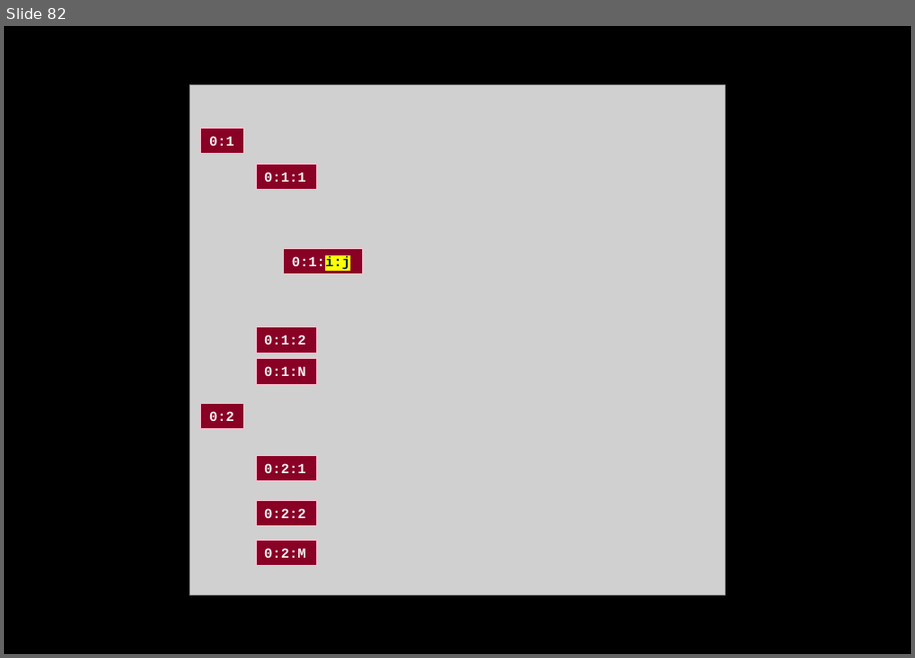
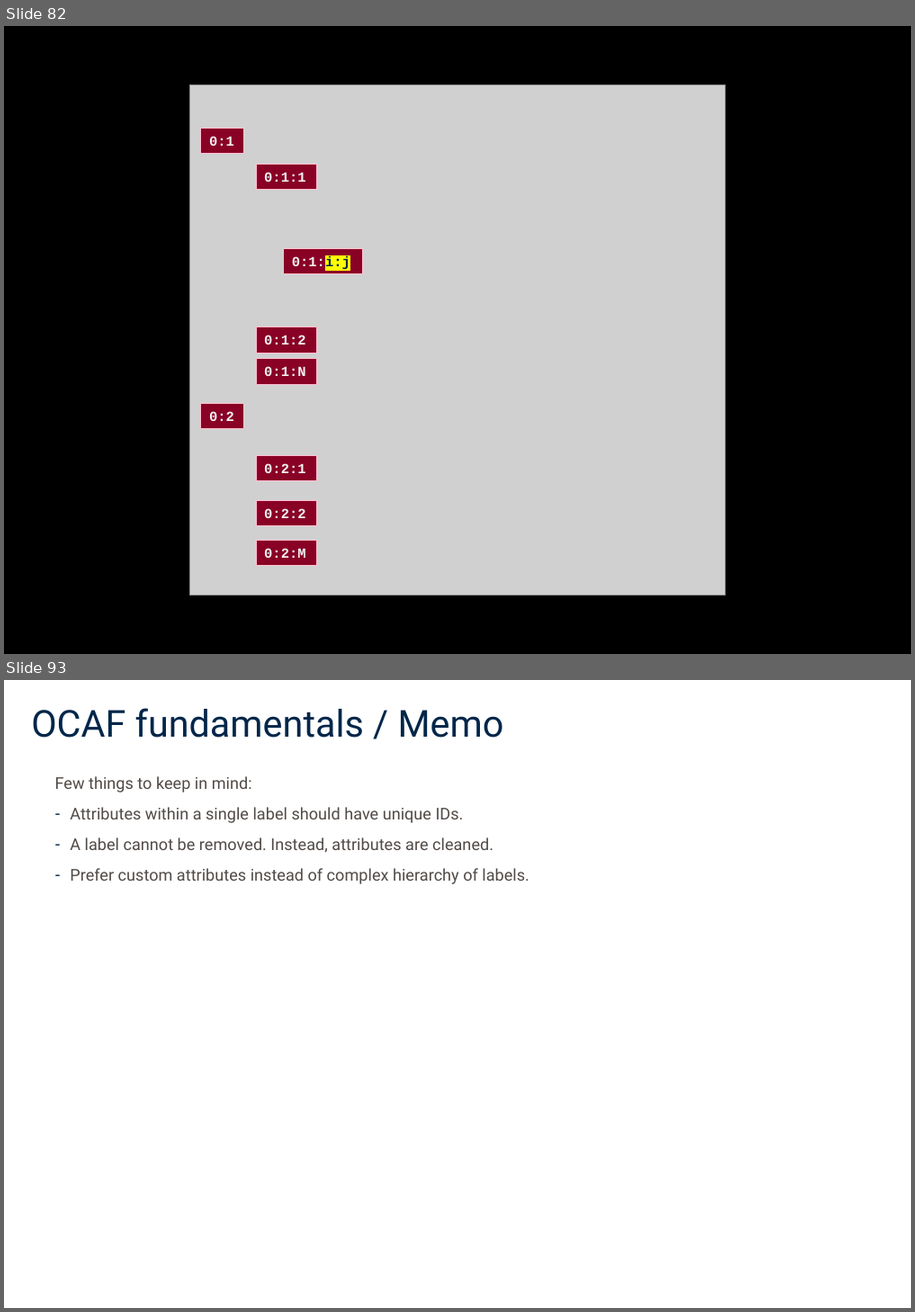
Before and after one commit to ninjacoderz/OCCT-Lessions, a slide deck: docs/02_OpenCascade_OCAF.pptx. Shown one above the other, each under a label of ours: slide 82 before the commit, slides 82 and 93 after it; the slides between them are not shown. The pictures are 915x658 and 915x1312 pixels, drawn with LibreOffice and Linux fonts; fonts in the diff are those of the drawing; grey boxes stand for pictures. Boxes give left, top, right and bottom in pixels: in the first picture for what was removed or moved away, otherwise in the second. Text is boxed around its words. In the diff, an @@ line names an element or a change of style, - is before the commit and + after.

```diff
--- a/docs/02_OpenCascade_OCAF.pptx
+++ b/docs/02_OpenCascade_OCAF.pptx
@@ slide 93 added at [4, 680, 911, 1308], background #FFFFFF @@
@@ title added at [31, 708, 504, 738], 32 pt, text #00264A @@
+OCAF fundamentals / Memo
@@ text added at [55, 776, 530, 884], 14 pt, text #514A46 @@
+Few things to keep in mind:
+– Attributes within a single label should have unique IDs.
+– A label cannot be removed. Instead, attributes are cleaned.
+– Prefer custom attributes instead of complex hierarchy of labels.
```
Also in this commit, not shown: 11 other slides added, 1 other file.
